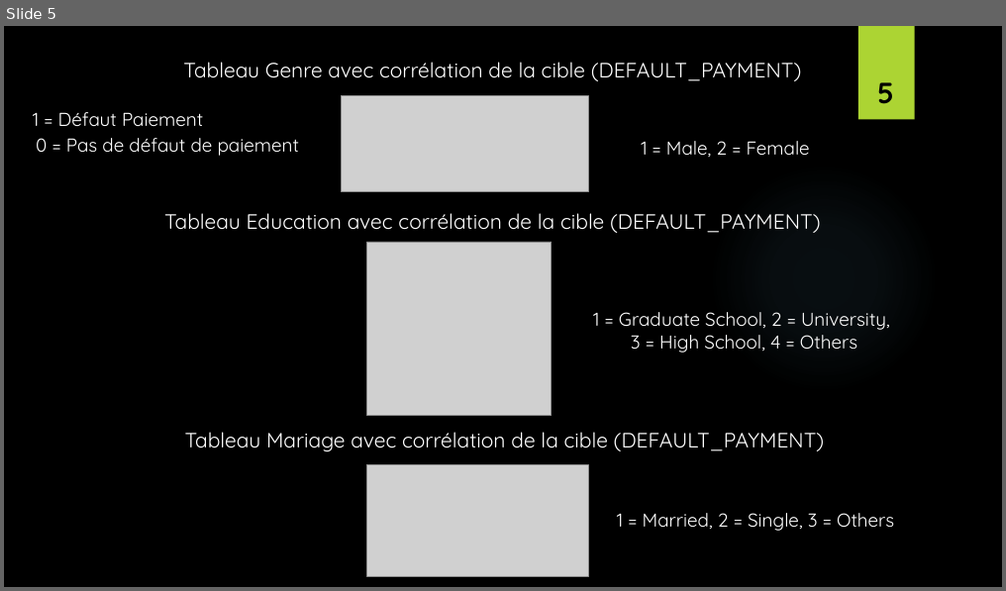
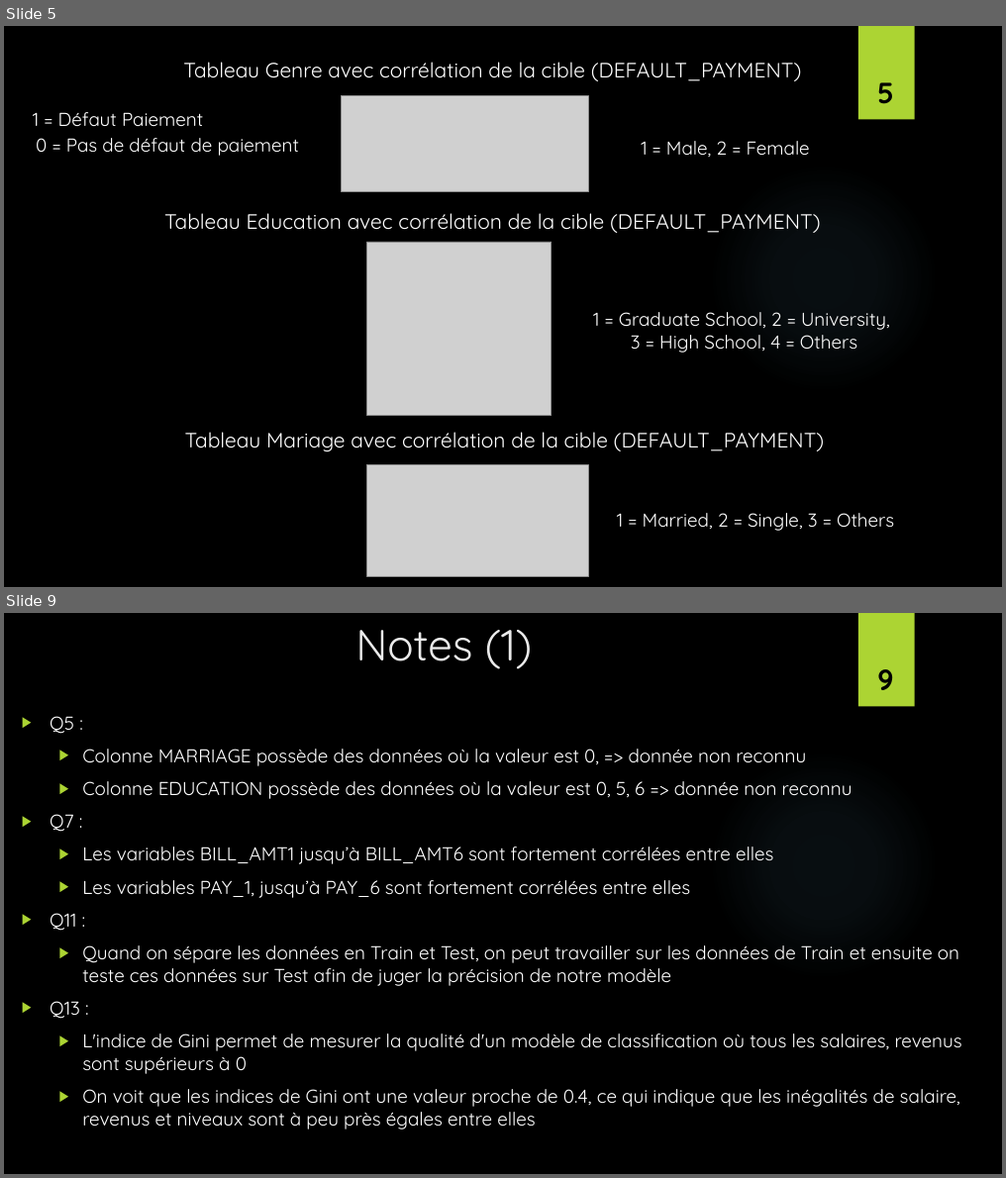
Before and after one commit to HugoWinterGhost/R_Projet, a slide deck: Présentation_R_Projet.pptx. Shown one above the other, each under a label of ours: slide 5 before the commit, slides 5 and 9 after it; the slides between them are not shown. The pictures are 1006x591 and 1006x1178 pixels, drawn with LibreOffice and Linux fonts; fonts in the diff are those of the drawing; grey boxes stand for pictures; background and template pictures are left out. Boxes give left, top, right and bottom in pixels: in the first picture for what was removed or moved away, otherwise in the second. Text is boxed around its words. In the diff, an @@ line names an element or a change of style, - is before the commit and + after.

```diff
--- a/Présentation_R_Projet.pptx
+++ b/Présentation_R_Projet.pptx
@@ slide 9 added at bbox=[4, 613, 1002, 1174], background picture (left out); not listed: 2 template elements that a slide beside it also shows @@
@@ title added at bbox=[355, 630, 533, 669], 42 pt, text #EBEBEB @@
+Notes (1)
@@ page number added at bbox=[877, 669, 893, 690], 28 pt, text #000000, bold @@
+9
@@ text added at bbox=[50, 716, 962, 1130], 18 pt, text #FFFFFF @@
+▶ Q5 :
+  ▶ Colonne MARRIAGE possède des données où la valeur est 0, => donnée non reconnu
+  ▶ Colonne EDUCATION possède des données où la valeur est 0, 5, 6 => donnée non reconnu
+▶ Q7 :
+  ▶ Les variables BILL_AMT1 jusqu’à BILL_AMT6 sont fortement corrélées entre elles
+  ▶ Les variables PAY_1, jusqu’à PAY_6 sont fortement corrélées entre elles
+▶ Q11 :
+  ▶ Quand on sépare les données en Train et Test, on peut travailler sur les données de Train et ensuite on teste ces données sur Test afin de juger la précision de notre modèle
+▶ Q13 :
+  ▶ L'indice de Gini permet de mesurer la qualité d'un modèle de classification où tous les salaires, revenus sont supérieurs à 0
+  ▶ On voit que les indices de Gini ont une valeur proche de 0.4, ce qui indique que les inégalités de salaire, revenus et niveaux sont à peu près égales entre elles
```
Also in this commit, not shown: 4 other slides added, 1 other file.
